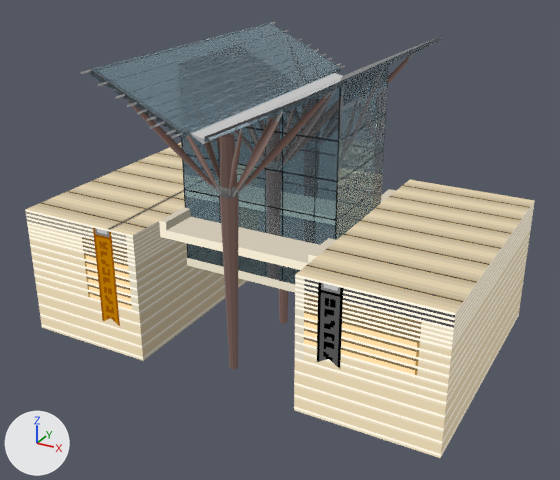
Before and after pictures for a commit that changed the glTF model public/models/scientia.glb.
Camera for both pictures: a 50 mm camera at (10.38, -19.11, 12.38) aimed at (0.15, -0.51, 3.08). Arrows for +X, +Y and +Z are at lower left; the lights stay in place. Where no turn or scale is listed for an object, it has been applied to the vertices. Vertices at the same position are counted once.

In view in the first picture: 'Cylinder', 'Cylinder.001', 'Cylinder.002', 'Plane', 'Plane.001', 'base', 'base-ceiling', 'base-ceiling-mid', 'bridge-mid', 'bridge.back', 'bridge.front', 'right', 'right.001'.
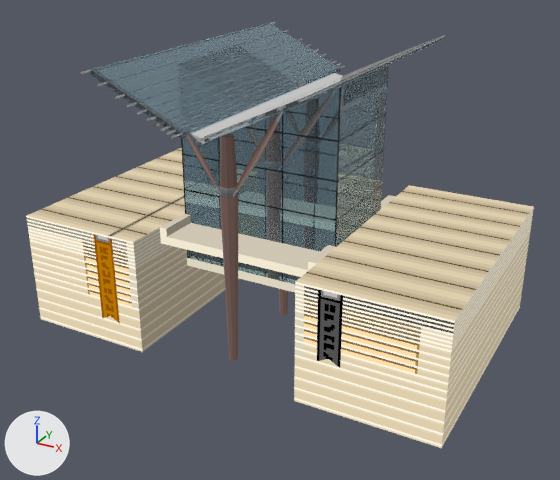
The newer file is also turned or shifted as a whole; pictures and numbers use the older file's frame.

Boxes [x1, y1, x2, y2] around the edits, measured in the pictures (560 x 480 px):
'right', moved, rescaled: before [294, 180, 535, 458]; after [294, 185, 534, 448]
'right.001', moved, rescaled (6% shorter): before [25, 143, 247, 361]; after [26, 148, 239, 352]
'bridge.front', moved: before [159, 208, 336, 270]; after [160, 214, 336, 277]
'Cylinder.001', reshaped: before [128, 91, 332, 197]; after [233, 112, 283, 197]
'bridge.back', moved: before [381, 189, 396, 203]; after [381, 195, 396, 209]
part 1 of me_cylinder_002, deleted (brown): before [128, 101, 219, 193]
part 2 of me_cylinder_002, deleted: before [204, 141, 220, 181]
part 3 of me_cylinder_002, deleted (brown): before [238, 91, 332, 194]

The change, as a diff of the scene's bpy script:
```diff
--- a/public/models/scientia.glb.py
+++ b/public/models/scientia.glb.py
@@ me_cylinder_002 @@
 me_cylinder_002.from_pydata(...)  # 320 vertices, 624 faces; spans x -2.37..2.37, y -1.37..1.37, z 5.28..8.16
 # used by ob_cylinder_001; location = (0.0, -3.0, 0.0)
+# me_cylinder_002 part 1: the loose piece of 80 vertices spanning x -2.37..-0.14, y -1.37..-0.06, z 5.28..8.16 is deleted
+# me_cylinder_002 part 2: the loose piece of 80 vertices spanning x -2.37..-0.14, y 0.06..1.37, z 5.28..8.16 is deleted
+# me_cylinder_002 part 3: the loose piece of 80 vertices spanning x 0.14..2.37, y 0.06..1.37, z 5.28..8.16 is deleted
 me_cylinder_002.materials.append(mat_material_008)
@@ ob_right @@
 ob_right = bpy.data.objects.new('right', me_cube_004)
-ob_right.location = (4.5, 0.0, 0.0)
-ob_right.scale = (1.0, 2.0, 1.0)
+ob_right.location = (4.5, 0.0, 0.3)
+ob_right.scale = (1.0, 2.0, 0.875)
@@ ob_bridge_front @@
 ob_bridge_front = bpy.data.objects.new('bridge.front', me_cube)
-ob_bridge_front.location = (0.0, -2.21, 3.5)
+ob_bridge_front.location = (0.0, -2.21, 3.3)
@@ ob_bridge_back @@
 ob_bridge_back = bpy.data.objects.new('bridge.back', me_cube_012)
-ob_bridge_back.location = (0.0, 2.21, 3.5)
+ob_bridge_back.location = (0.0, 2.21, 3.3)
@@ ob_right_001 @@
 ob_right_001 = bpy.data.objects.new('right.001', me_cube_001)
-ob_right_001.location = (-4.5, 0.0, 0.0)
-ob_right_001.scale = (1.0, 2.0, 1.0)
+ob_right_001.location = (-4.5, 0.0, 0.3)
+ob_right_001.scale = (1.0, 2.0, 0.875)
```
